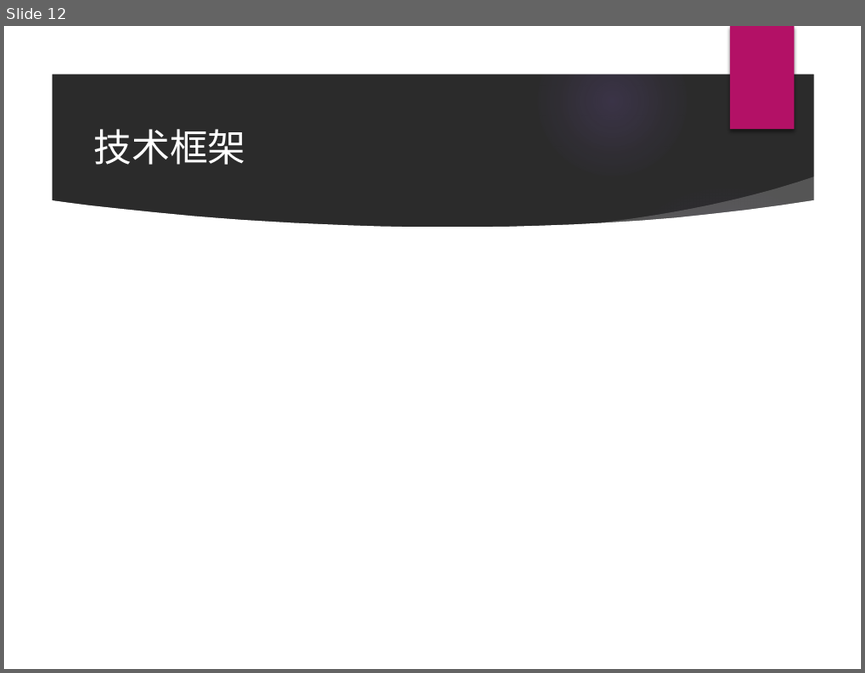
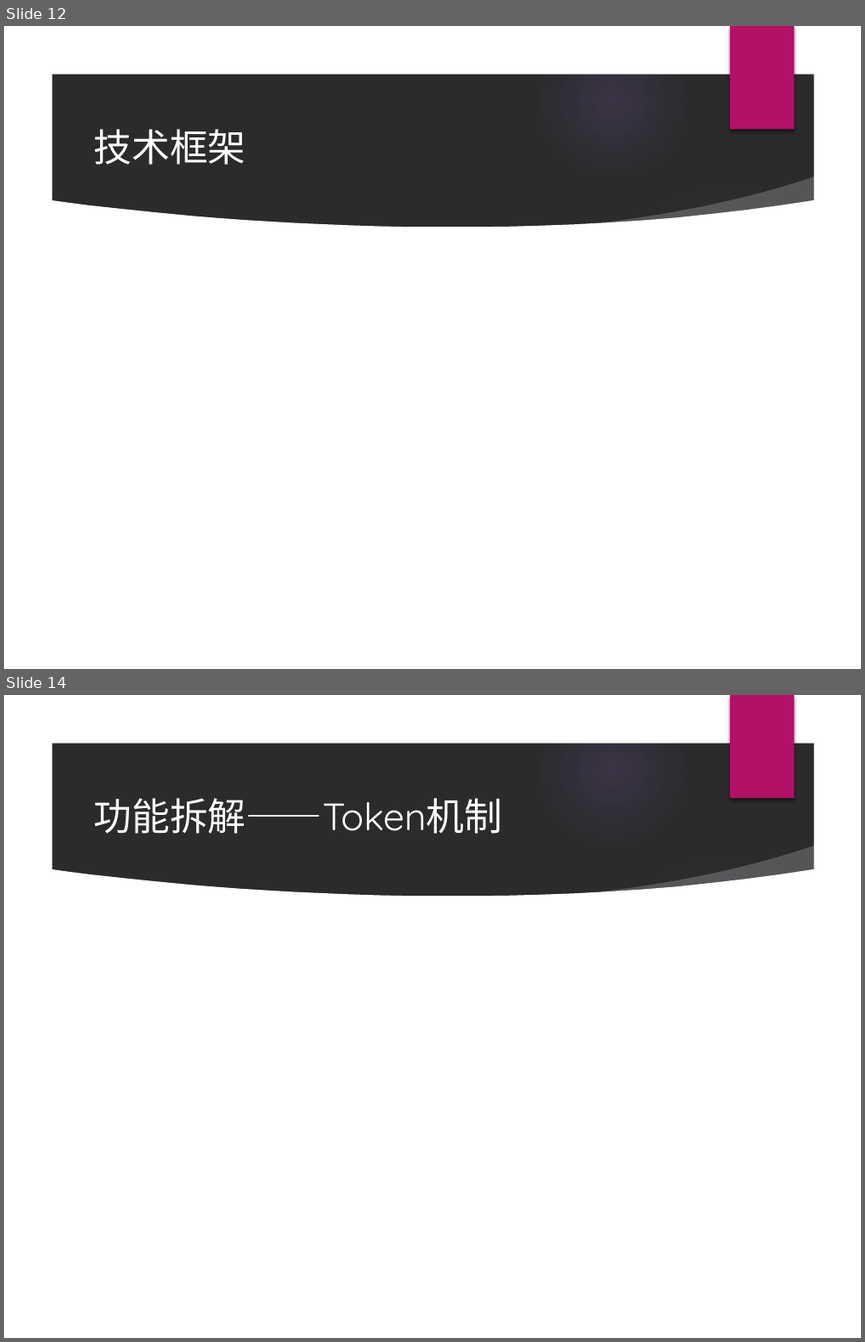
Before and after one commit to Relate13/web_2023, a slide deck: 项目介绍.pptx. Shown one above the other, each under a label of ours: slide 12 before the commit, slides 12 and 14 after it; the slides between them are not shown. The pictures are 865x673 and 865x1342 pixels, drawn with LibreOffice and Linux fonts; fonts in the diff are those of the drawing; background and template pictures are left out; a plain dark background stands for a picture behind light text. Boxes give left, top, right and bottom in pixels: in the first picture for what was removed or moved away, otherwise in the second. Text is boxed around its words. In the diff, an @@ line names an element or a change of style, - is before the commit and + after.

```diff
--- a/项目介绍.pptx
+++ b/项目介绍.pptx
@@ slide 14 added at (4,695,861,1338), background picture (left out); not listed: 9 template elements that a slide beside it also shows @@
@@ title added at (94,798,503,834), 32 pt, text #FFFFFF @@
+功能拆解——Token机制
```
Also in this commit, not shown: 4 slides changed, 1 other slide added.
